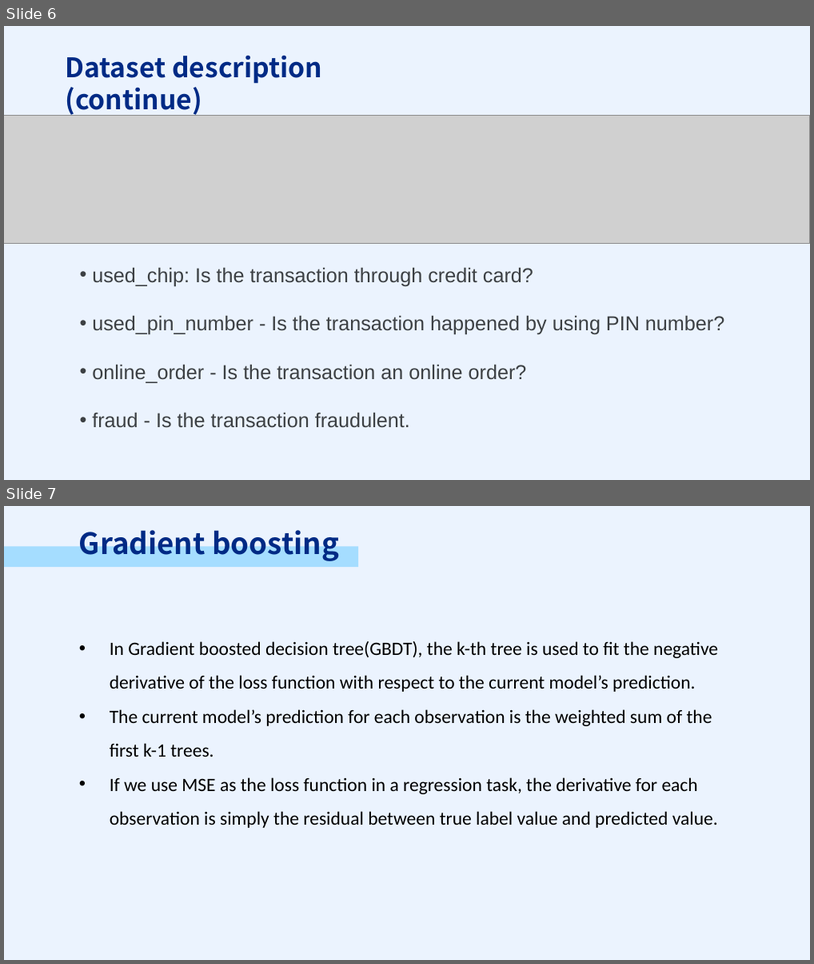
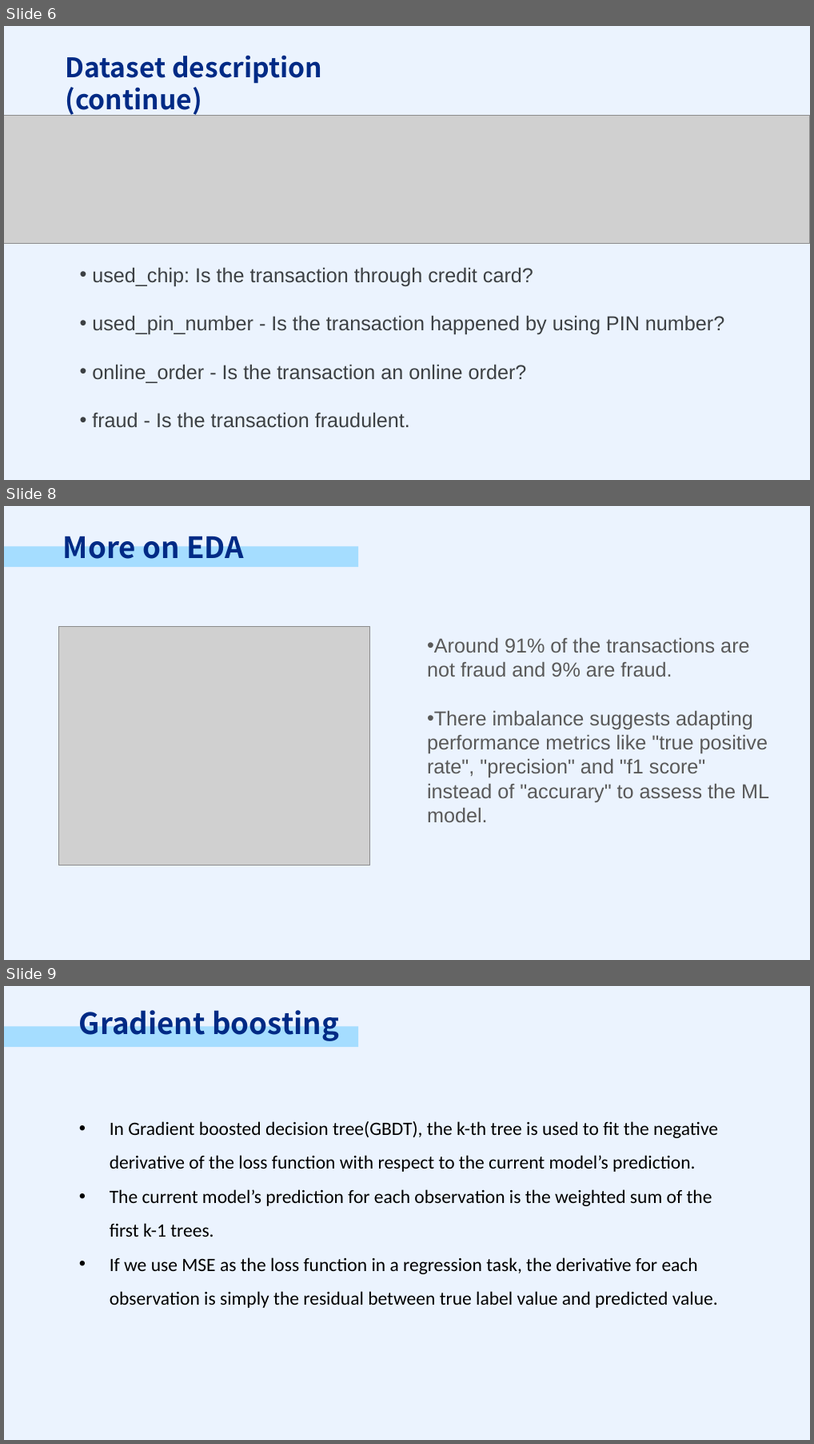
Before and after one commit to PSTAT197-F23/PSTAT197A_FP_Group1, a slide deck: scripts/drafts/PRESENTATION.pptx. Shown one above the other, each under a label of ours: slides 6 and 7 before the commit, slides 6, 8 and 9 after it; the slides between them are not shown. The pictures are 814x964 and 814x1444 pixels, drawn with LibreOffice and Linux fonts; fonts in the diff are those of the drawing; grey boxes stand for pictures. Boxes give left, top, right and bottom in pixels: in the first picture for what was removed or moved away, otherwise in the second. Text is boxed around its words. In the diff, an @@ line names an element or a change of style, - is before the commit and + after.

```diff
--- a/scripts/drafts/PRESENTATION.pptx
+++ b/scripts/drafts/PRESENTATION.pptx
@@ slide 8 added at <box>4,506,810,960</box>, background #EBF3FE @@
@@ text added at <box>63,528,244,559</box>, 26.2 pt, text #002A85, bold @@
+More on EDA
@@ rectangle added at <box>4,546,359,568</box>, fill #A5DDFF @@
@@ picture added at <box>59,627,370,866</box> @@
@@ text added at <box>427,637,770,822</box>, 18 pt, text #595959 @@
+• Around 91% of the transactions are not fraud and 9% are fraud.
+• There imbalance suggests adapting performance metrics like "true positive rate", "precision" and "f1 score" instead of "accurary" to assess the ML model.
@@ what was slide 7 is now slide 9 @@
```
Also in this commit, not shown: 1 other slide added.
